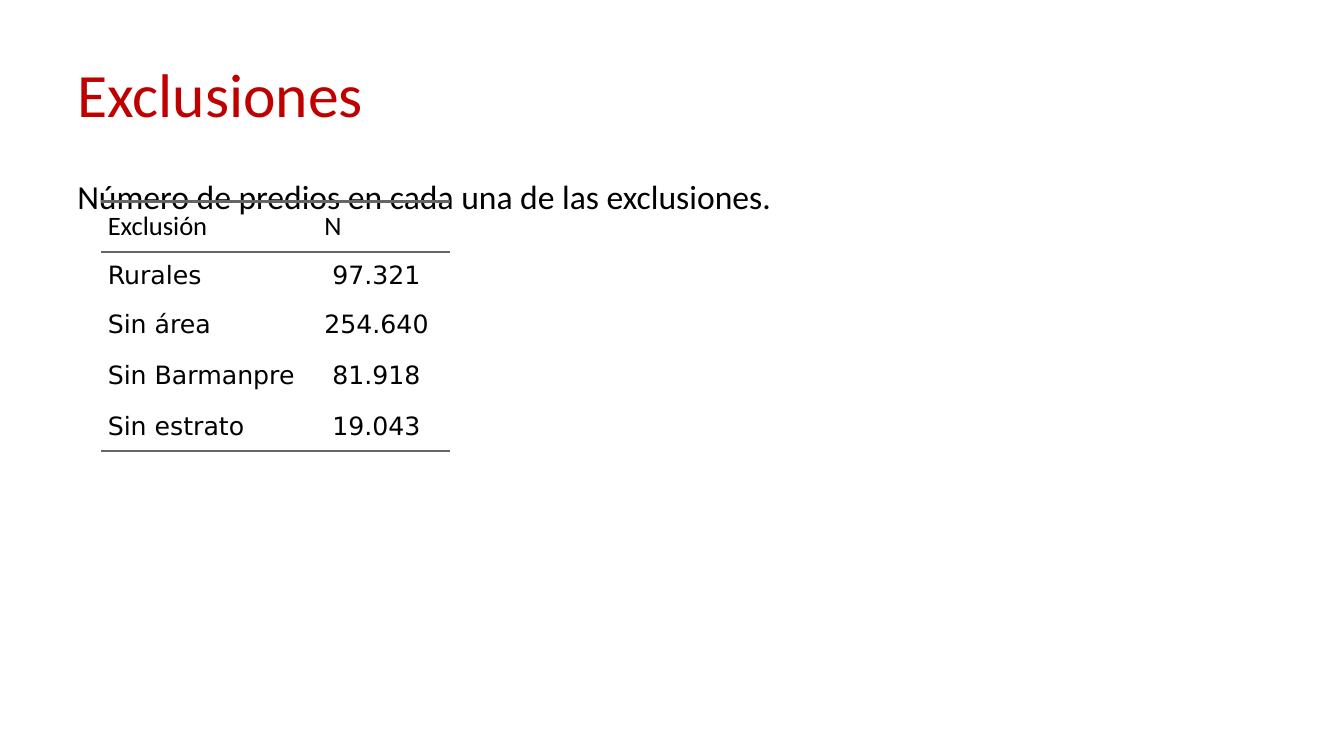
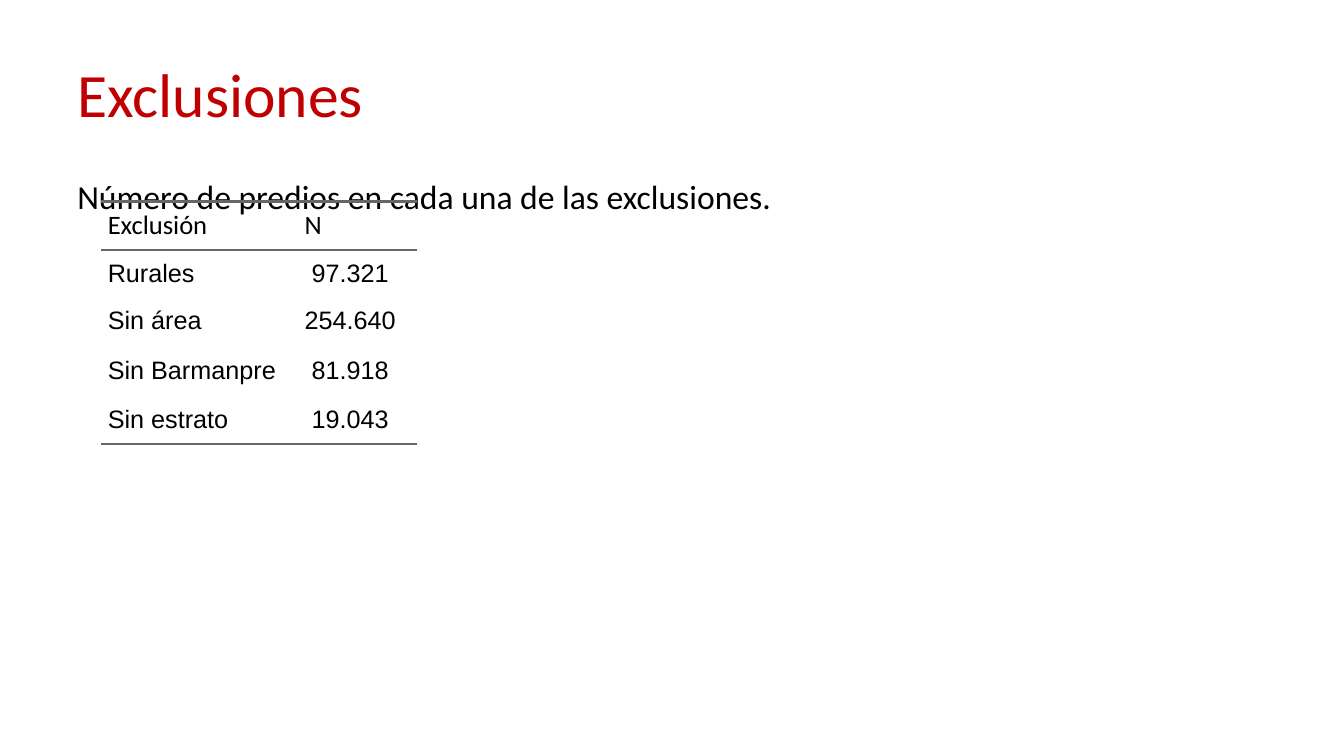
Before and after one commit to caavellanedag/210422_ESTUDIO_TASA_RENTA, a slide deck: slide 11 of reports/PRESENTACION_ESTUDIO_TASA_RENTA.pptx. Drawn at 1344x756 pixels with LibreOffice and Linux fonts; fonts in the diff are those of the drawing; background and template pictures are left out. Boxes give left, top, right and bottom in pixels: in the first picture for what was removed or moved away, otherwise in the second. Text is boxed around its words. In the diff, an @@ line names an element or a change of style, - is before the commit and + after.

```diff
--- a/reports/PRESENTACION_ESTUDIO_TASA_RENTA.pptx
+++ b/reports/PRESENTACION_ESTUDIO_TASA_RENTA.pptx
@@ table at [101,202,417,756] @@
@@ font DejaVu Sans to Arial in "Rurales", "97.321", "Sin área", "254.640" and 4 more places @@
@@ table: place and size @@
-table at [101,202,451,756]
+table at [101,202,417,756]
```
Also in this commit, not shown: 2 other slides changed, 9 other files.
